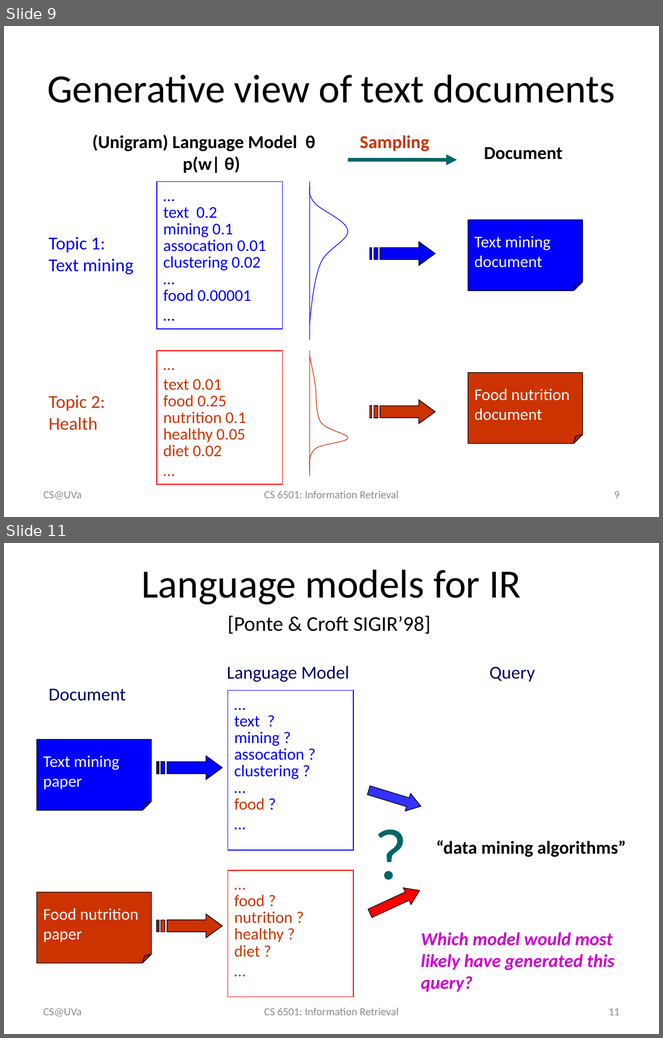
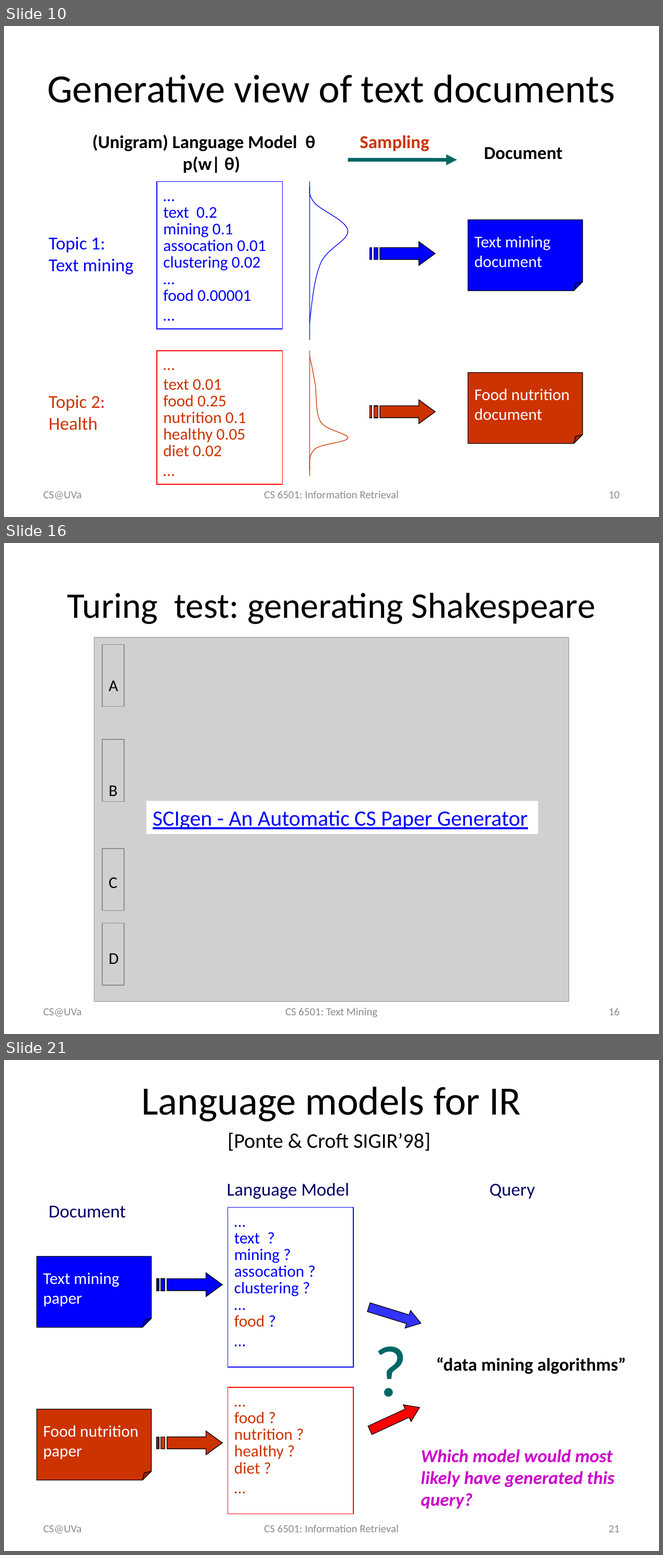
Before and after one commit to wang296/IR2015, a slide deck: docs/Language Models.pptx. Shown one above the other, each under a label of ours: slides 9 and 11 before the commit, slides 10, 16 and 21 after it; the slides between them are not shown. The pictures are 663x1038 and 663x1555 pixels, drawn with LibreOffice and Linux fonts; fonts in the diff are those of the drawing; grey boxes stand for pictures. Boxes give left, top, right and bottom in pixels: in the first picture for what was removed or moved away, otherwise in the second. Text is boxed around its words. In the diff, an @@ line names an element or a change of style, - is before the commit and + after.

```diff
--- a/docs/Language Models.pptx
+++ b/docs/Language Models.pptx
@@ slide 16 added at [4, 543, 659, 1034], background #FFFFFF @@
@@ title added at [67, 593, 596, 624], 39.6 pt, text #000000 @@
+Turing test: generating Shakespeare
@@ picture added at [94, 637, 569, 1002] @@
@@ picture added at [102, 644, 124, 707] @@
@@ text added at [109, 680, 118, 691], 18 pt, text #000000 @@
+A
@@ picture added at [102, 740, 124, 802] @@
@@ text added at [109, 785, 117, 796], 18 pt, text #000000 @@
+B
@@ rectangle added at [146, 801, 538, 834], fill #FFFFFF, 24 pt, text #0000FF, underline @@
+SCIgen - An Automatic CS Paper Generator
@@ picture added at [102, 849, 124, 911] @@
@@ text added at [109, 877, 117, 888], 18 pt, text #000000 @@
+C
@@ picture added at [102, 924, 124, 986] @@
@@ text added at [109, 953, 118, 964], 18 pt, text #000000 @@
+D
@@ text added at [44, 1008, 82, 1017], 12 pt, text #8C8C8C @@
+CS@UVa
@@ text added at [285, 1008, 377, 1018], 12 pt, text #8C8C8C @@
+CS 6501: Text Mining
@@ page number added at [609, 1008, 620, 1016], 12 pt, text #8C8C8C @@
+16
@@ what was slide 9 is now slide 10 @@
@@ page number at [609, 491, 620, 499]: text changed @@
-9
+10
@@ what was slide 11 is now slide 21 @@
@@ page number at [609, 1525, 620, 1533]: text changed @@
-11
+21
```
Also in this commit, not shown: 4 slides changed, 14 other slides added, 4 other files.
